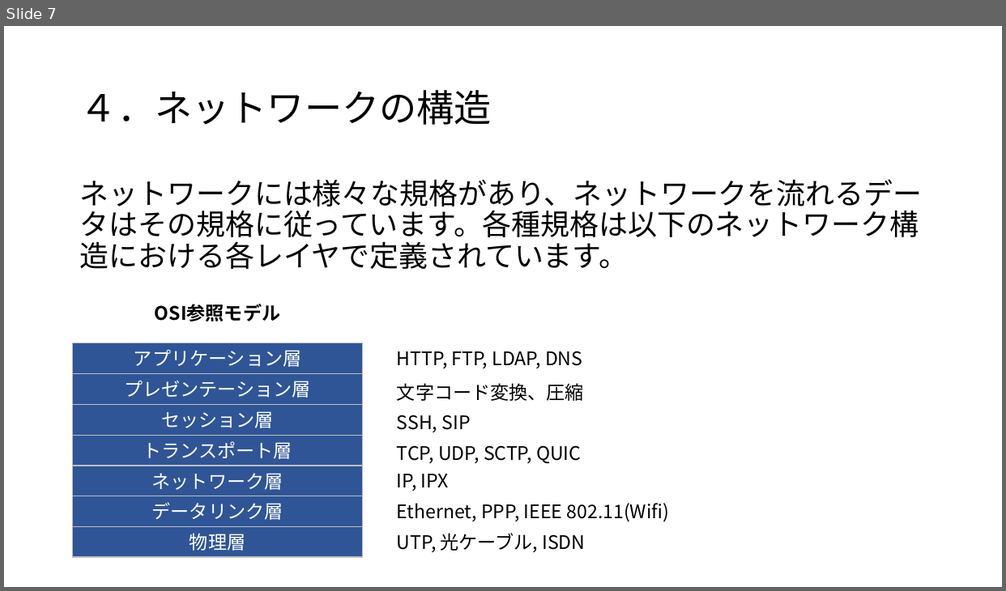
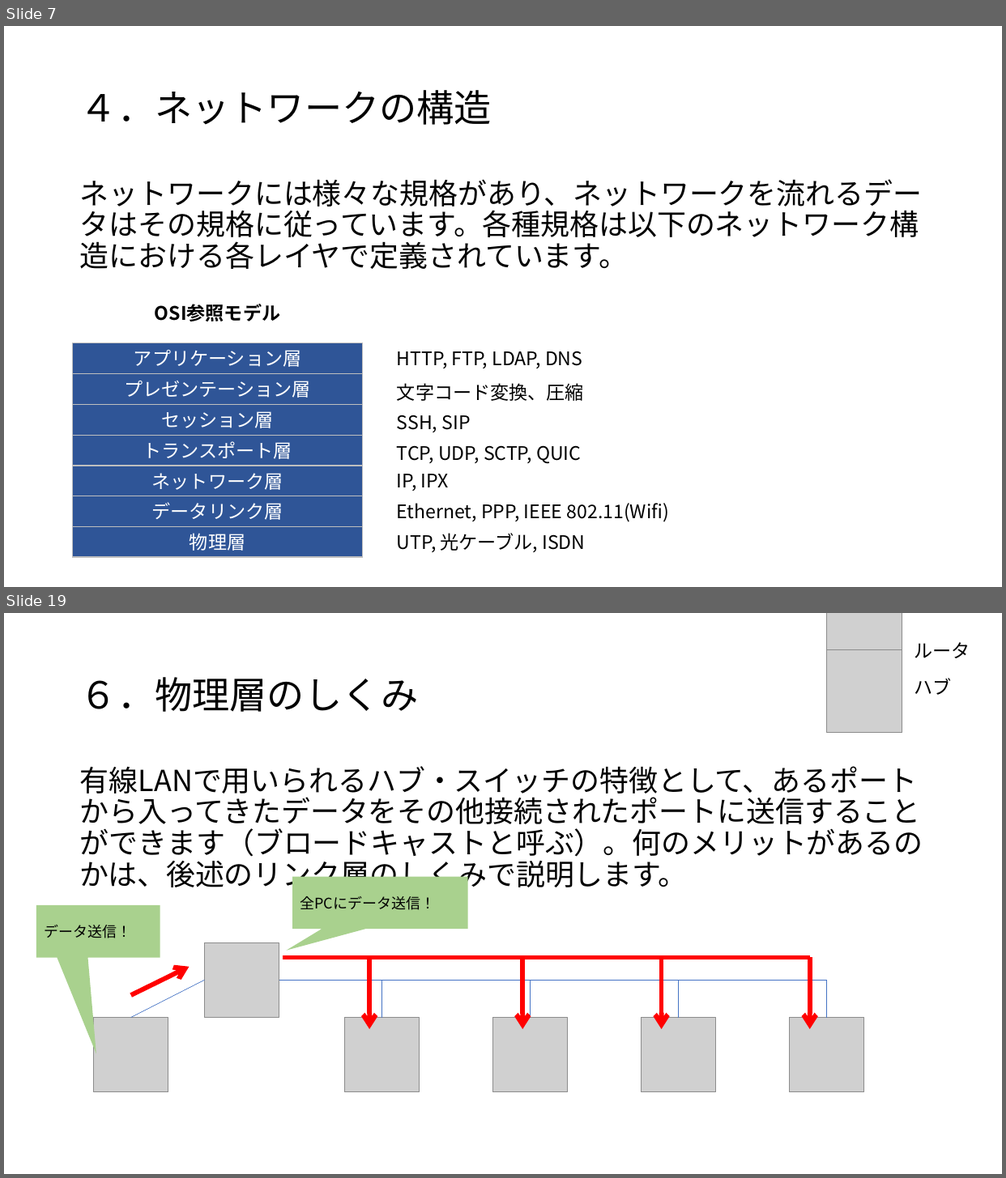
Before and after one commit to satoki-shiro/Sharing, a slide deck: ネットワーク基礎講座（その１）.pptx. Shown one above the other, each under a label of ours: slide 7 before the commit, slides 7 and 19 after it; the slides between them are not shown. The pictures are 1006x591 and 1006x1178 pixels, drawn with LibreOffice and Linux fonts; fonts in the diff are those of the drawing; grey boxes stand for pictures. Boxes give left, top, right and bottom in pixels: in the first picture for what was removed or moved away, otherwise in the second. Text is boxed around its words. In the diff, an @@ line names an element or a change of style, - is before the commit and + after.

```diff
--- a/ネットワーク基礎講座（その１）.pptx
+++ b/ネットワーク基礎講座（その１）.pptx
@@ slide 19 added at (4, 613, 1002, 1174), background #FFFFFF @@
@@ picture added at (827, 613, 901, 696) @@
@@ picture added at (827, 650, 901, 733) @@
@@ text added at (914, 642, 970, 658), 18 pt, text #000000 @@
+ルータ
@@ title added at (80, 677, 419, 712), 36 pt, text #000000 @@
+６．物理層のしくみ
@@ text added at (914, 678, 951, 695), 18 pt, text #000000 @@
+ハブ
@@ text added at (80, 766, 923, 893), 28 pt, text #000000 @@
+有線LANで用いられるハブ・スイッチの特徴として、あるポートから入ってきたデータをその他接続されたポートに送信することができます（ブロードキャストと呼ぶ）。何のメリットがあるのかは、後述のリンク層のしくみで説明します。
@@ speech box added at (292, 876, 467, 929), fill #A9D18E, 14 pt, text #000000 @@
+全PCにデータ送信！
@@ speech box added at (36, 905, 160, 958), fill #A9D18E, 14 pt, text #000000 @@
+データ送信！
@@ picture added at (205, 943, 279, 1018) @@
@@ arrow added from (131, 995) to (189, 967), #FF0000 4.5 pt @@
@@ line added from (283, 957) to (810, 957), #FF0000 4.5 pt @@
@@ arrow added from (369, 957) to (369, 1029), #FF0000 4.5 pt @@
@@ arrow added from (522, 957) to (522, 1029), #FF0000 4.5 pt @@
@@ arrow added from (661, 957) to (661, 1029), #FF0000 4.5 pt @@
@@ arrow added from (810, 957) to (810, 1029), #FF0000 4.5 pt @@
@@ line added from (131, 1018) to (205, 981), #4472C4 0.5 pt @@
@@ elbow line added from (279, 981) to (382, 1018), #4472C4 0.5 pt @@
@@ elbow line added from (279, 981) to (530, 1018), #4472C4 0.5 pt @@
@@ elbow line added from (279, 981) to (827, 1018), #4472C4 0.5 pt @@
@@ elbow line added from (279, 981) to (679, 1018), #4472C4 0.5 pt @@
@@ picture added at (94, 1018, 168, 1093) @@
@@ picture added at (345, 1018, 420, 1093) @@
@@ picture added at (493, 1018, 568, 1093) @@
@@ picture added at (641, 1018, 716, 1093) @@
@@ picture added at (790, 1018, 864, 1093) @@
```
Also in this commit, not shown: 6 slides changed, 20 other slides added, 8 other files.
